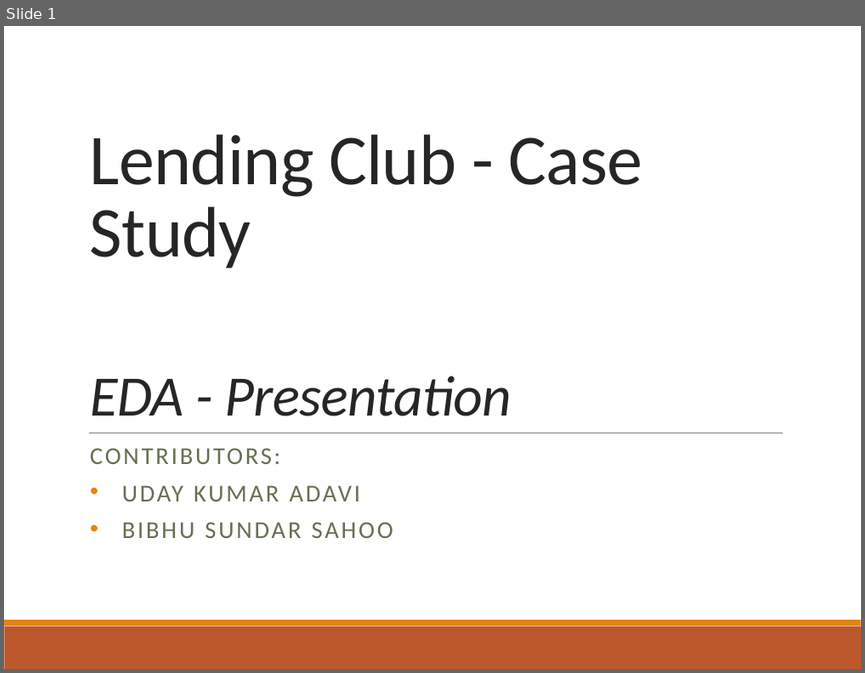
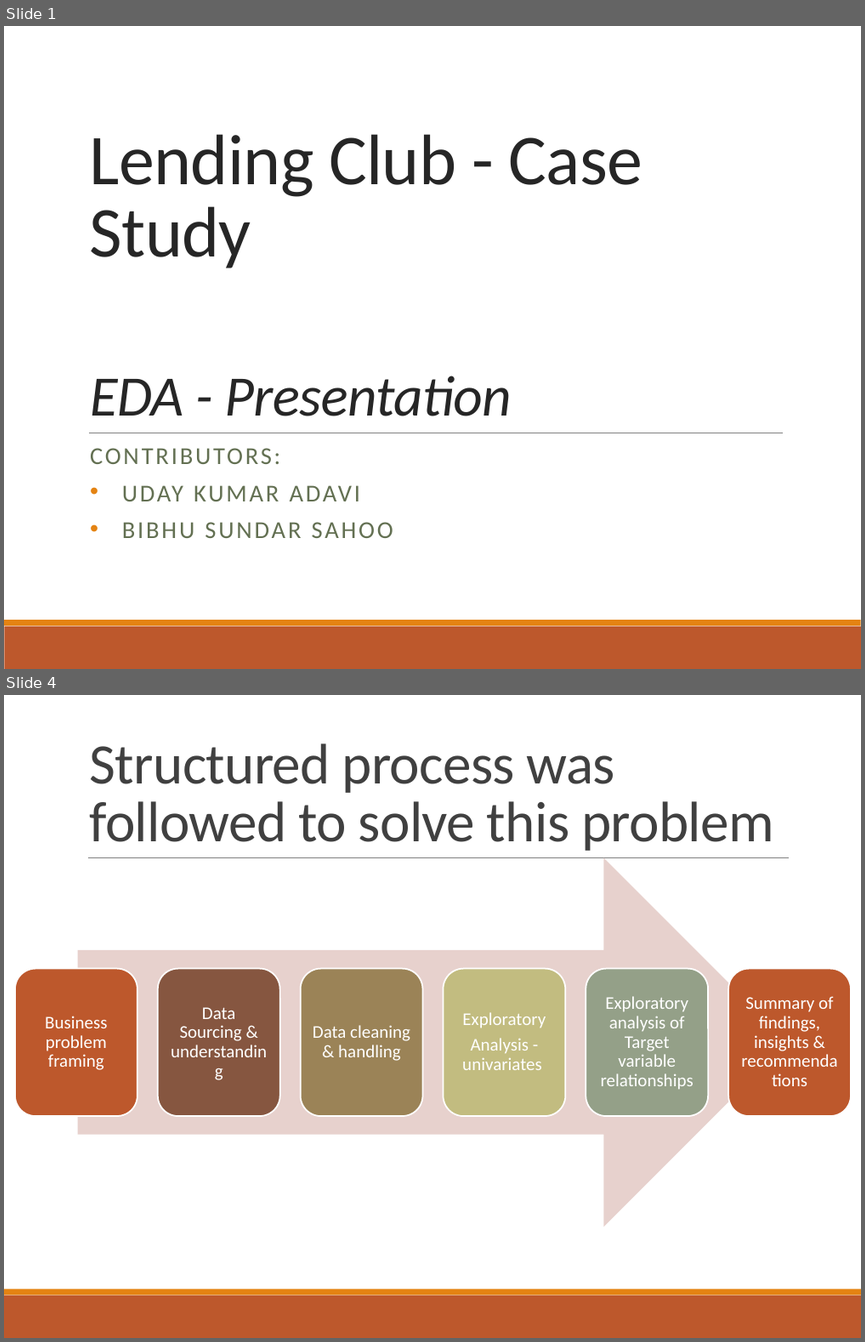
Before and after one commit to udaykadavi/LendingClubCaseStudy, a slide deck: Lending Club Case Study.pptx. Shown one above the other, each under a label of ours: slide 1 before the commit, slides 1 and 4 after it; the slides between them are not shown. The pictures are 865x673 and 865x1342 pixels, drawn with LibreOffice and Linux fonts; fonts in the diff are those of the drawing. Boxes give left, top, right and bottom in pixels: in the first picture for what was removed or moved away, otherwise in the second. Text is boxed around its words. In the diff, an @@ line names an element or a change of style, - is before the commit and + after.

```diff
--- a/Lending Club Case Study.pptx
+++ b/Lending Club Case Study.pptx
@@ slide 4 added at (4,695,861,1338), background #FFFFFF; not listed: 2 template elements that a slide beside it also shows @@
@@ title added at (90,743,774,851), 48 pt, text #404040 @@
+Structured process was followed to solve this problem
@@ line added from (88, 858) to (788, 858), #808080 0.5 pt @@
@@ group added at (15,858,851,1226): 6 rounded rectangles, 6 texts, 1 right arrow @@
+Business problem framing
+Data Sourcing & understanding
+Data cleaning & handling
+Exploratory
+Analysis - univariates
+Exploratory analysis of Target variable relationships
+Summary of findings, insights & recommendations
```
Also in this commit, not shown: 4 slides changed, 6 other slides added, 3 slides removed, 3 other files.
